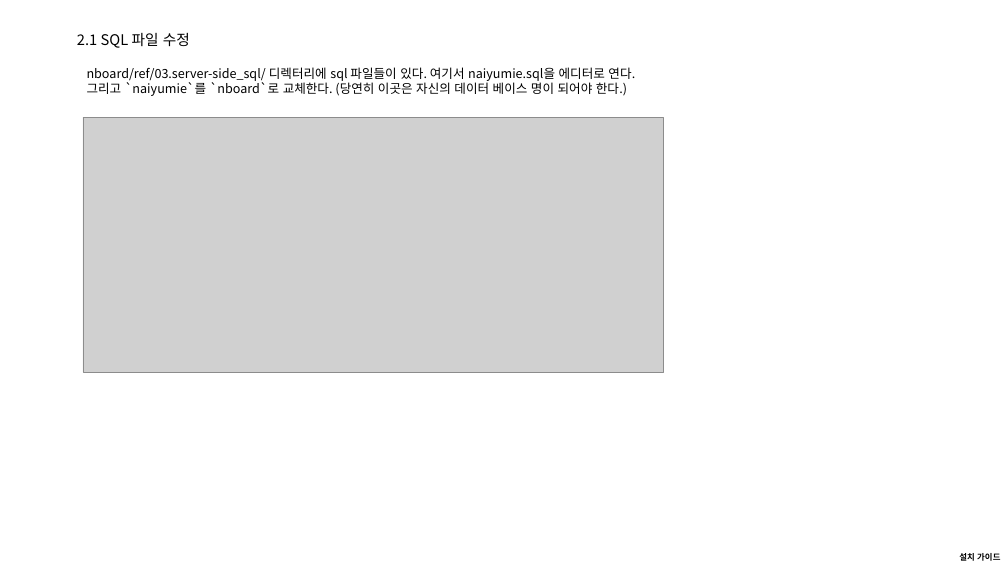
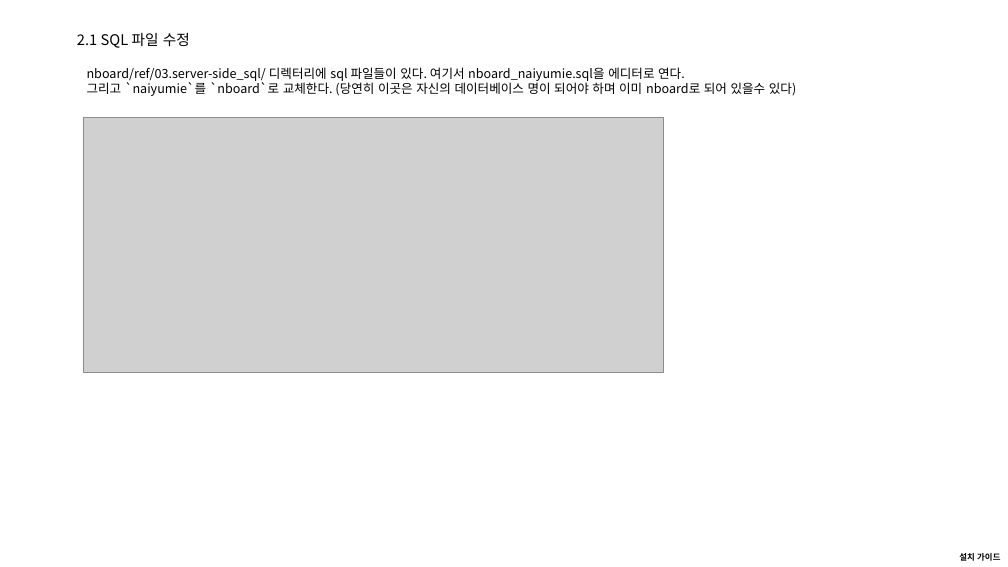
Before and after one commit to naiyumie/nboard, a slide deck: slide 6 of ref/00.architect/04. install guide(설치 가이드).pptx. Drawn at 1008x567 pixels with LibreOffice and Linux fonts; fonts in the diff are those of the drawing; grey boxes stand for pictures. Boxes give left, top, right and bottom in pixels: in the first picture for what was removed or moved away, otherwise in the second. Text is boxed around its words. In the diff, an @@ line names an element or a change of style, - is before the commit and + after.

```diff
--- a/ref/00.architect/04. install guide(설치 가이드).pptx
+++ b/ref/00.architect/04. install guide(설치 가이드).pptx
@@ text at [87, 67, 797, 96]: text changed @@
-nboard/ref/03.server-side_sql/ 디렉터리에 sql 파일들이 있다. 여기서 naiyumie.sql을 에디터로 연다.
-그리고 `naiyumie`를 `nboard`로 교체한다. (당연히 이곳은 자신의 데이터 베이스 명이 되어야 한다.)
+nboard/ref/03.server-side_sql/ 디렉터리에 sql 파일들이 있다. 여기서 nboard_naiyumie.sql을 에디터로 연다.
+그리고 `naiyumie`를 `nboard`로 교체한다. (당연히 이곳은 자신의 데이터베이스 명이 되어야 하며 이미 nboard로 되어 있을수 있다)
```
Also in this commit, not shown: 6 other slides changed, 6 slides added, 1 slide removed, 4 other files.
